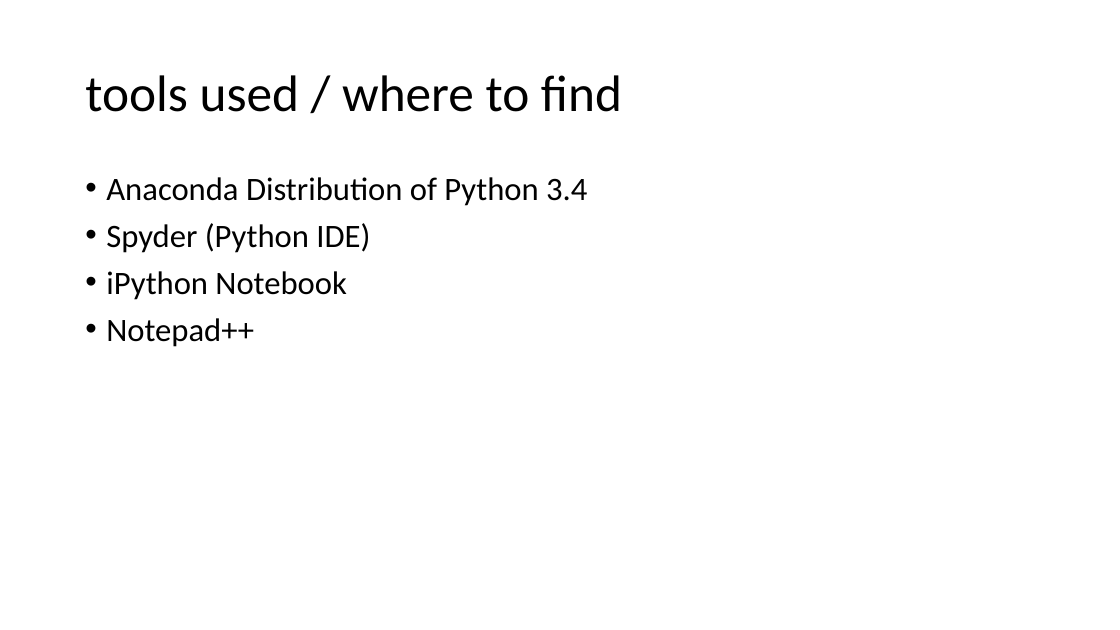
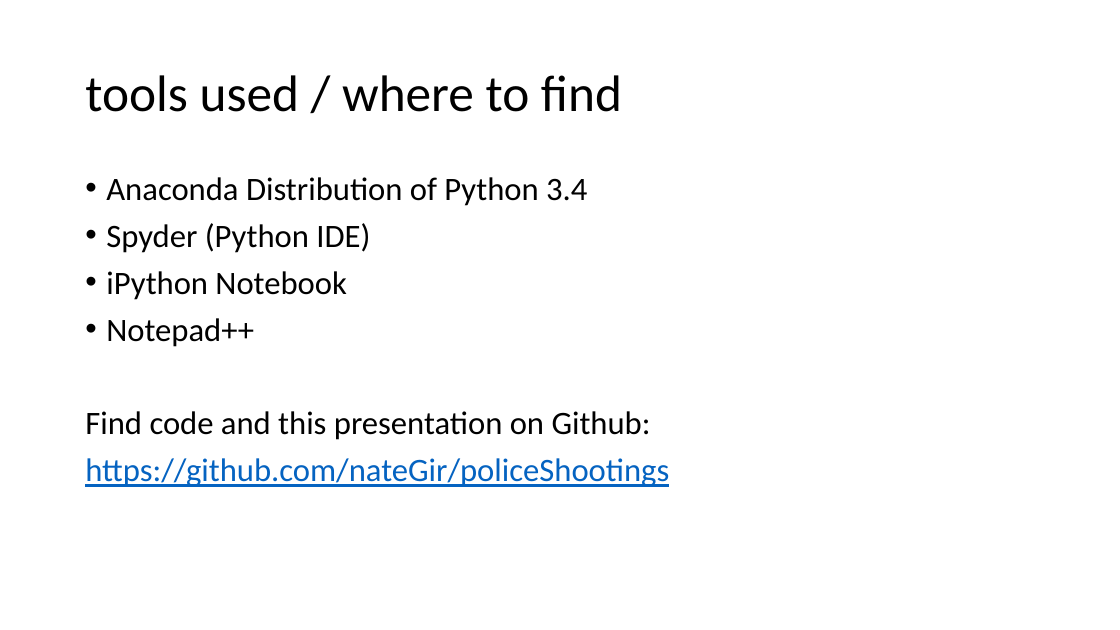
Before and after one commit to n8sty/policeShootings, a slide deck: slide 15 of gathering some decent-ish data on police shootings.pptx. Drawn at 1120x630 pixels with LibreOffice and Linux fonts; fonts in the diff are those of the drawing. Boxes give left, top, right and bottom in pixels: in the first picture for what was removed or moved away, otherwise in the second. Text is boxed around its words. In the diff, an @@ line names an element or a change of style, - is before the commit and + after.

Commit message:
added github link

```diff
--- a/gathering some decent-ish data on police shootings.pptx
+++ b/gathering some decent-ish data on police shootings.pptx
@@ text at [85,411,669,487]: paragraphs added @@
+Find code and this presentation on Github:
+https://github.com/nateGir/policeShootings
```
